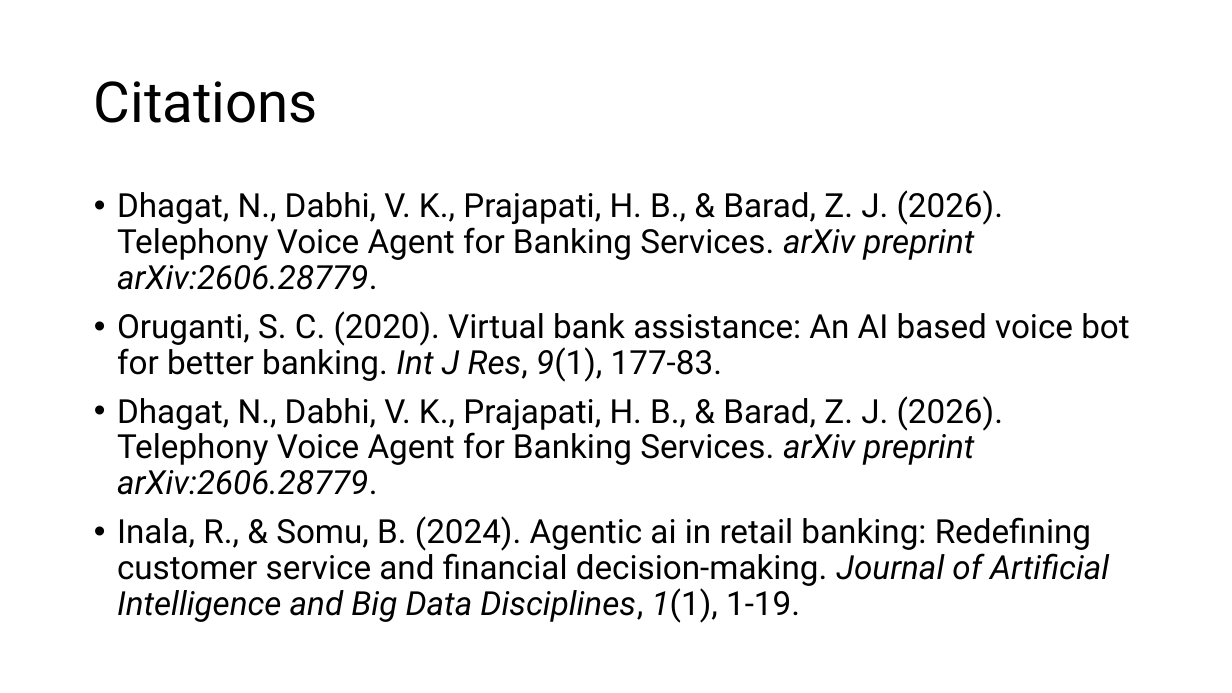
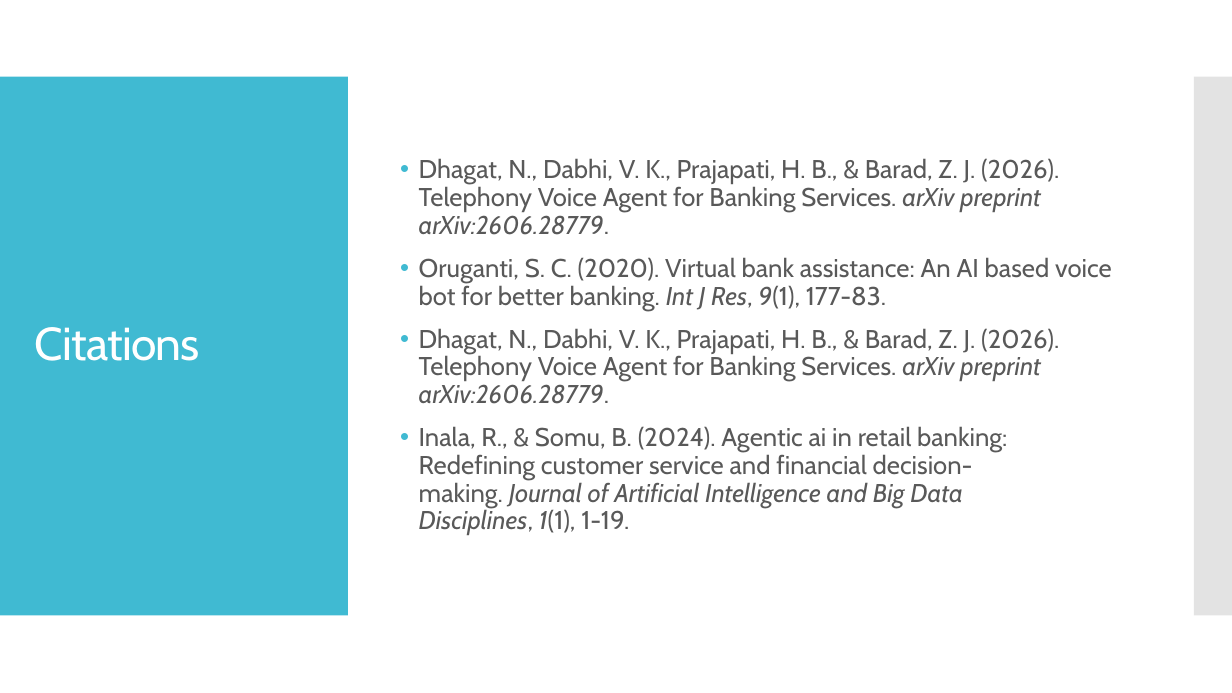
Before and after one commit to AryanArora13/Project-work, a slide deck: slide 8 of Zeroth review- Voice AI.pptx. Drawn at 1232x693 pixels with LibreOffice and Linux fonts; fonts in the diff are those of the drawing. Boxes give left, top, right and bottom in pixels: in the first picture for what was removed or moved away, otherwise in the second. Text is boxed around its words. In the diff, an @@ line names an element or a change of style, - is before the commit and + after.

```diff
--- a/Zeroth review- Voice AI.pptx
+++ b/Zeroth review- Voice AI.pptx
@@ rectangle added at (0,77,348,616), fill #40BAD2 @@
@@ text "Dhagat, N., Dabhi, V. K., ...": place and size @@
-text "Dhagat, N., Dabhi, V. K., ..." at (117,190,1129,623)
+text "Dhagat, N., Dabhi, V. K., ..." at (419,158,1112,535)
@@ text "Dhagat, N., Dabhi, V. K., ..." at (419,158,1112,535): size 25.9 to 20 pt, font Roboto to Cabin, text colour #000000 to #595959; indent changed; more space between paragraphs; vertical alignment top to middle @@
@@ rectangle added at (1194,77,1232,616), fill #C8C8C8 at 50% opacity @@
@@ title "Citations": place and size @@
-title "Citations" at (94,81,318,123)
+title "Citations" at (35,327,200,361)
@@ title "Citations" at (35,327,200,361): size 44 to 36 pt, font Roboto to Cabin, text colour #000000 to #FFFFFF, letter spacing 0 to -0.6 pt @@
```
Also in this commit, not shown: 10 other slides changed, 1 other file.
